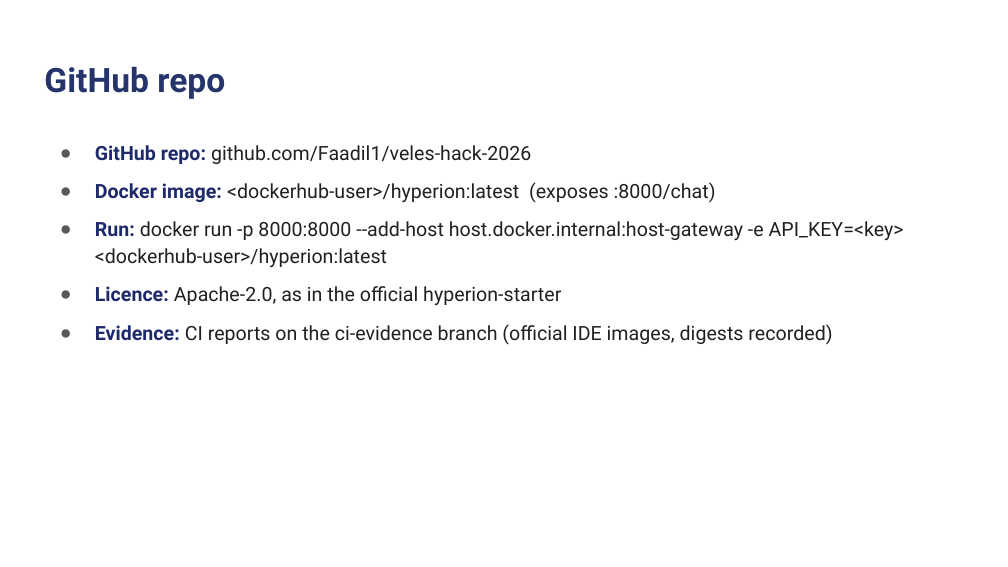
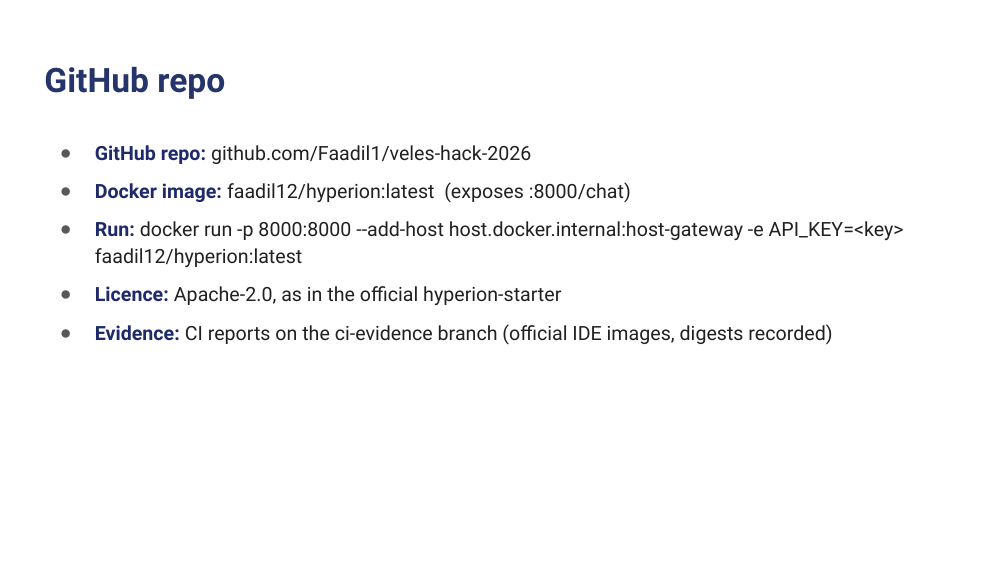
Before and after one commit to Faadil1/veles-hack-2026, a slide deck: slide 2 of docs/pitch/Hyperion-Steward-VelesHack.pptx. Drawn at 1008x567 pixels with LibreOffice and Linux fonts; fonts in the diff are those of the drawing; background and template pictures are left out. Boxes give left, top, right and bottom in pixels: in the first picture for what was removed or moved away, otherwise in the second. Text is boxed around its words. In the diff, an @@ line names an element or a change of style, - is before the commit and + after.

```diff
--- a/docs/pitch/Hyperion-Steward-VelesHack.pptx
+++ b/docs/pitch/Hyperion-Steward-VelesHack.pptx
@@ text at (95,182,904,267): text changed @@
-● Docker image: <dockerhub-user>/hyperion:latest (exposes :8000/chat)
-● Run: docker run -p 8000:8000 --add-host host.docker.internal:host-gateway -e API_KEY=<key> <dockerhub-user>/hyperion:latest
+● Docker image: faadil12/hyperion:latest (exposes :8000/chat)
+● Run: docker run -p 8000:8000 --add-host host.docker.internal:host-gateway -e API_KEY=<key> faadil12/hyperion:latest
```
Also in this commit, not shown: 9 other files.
